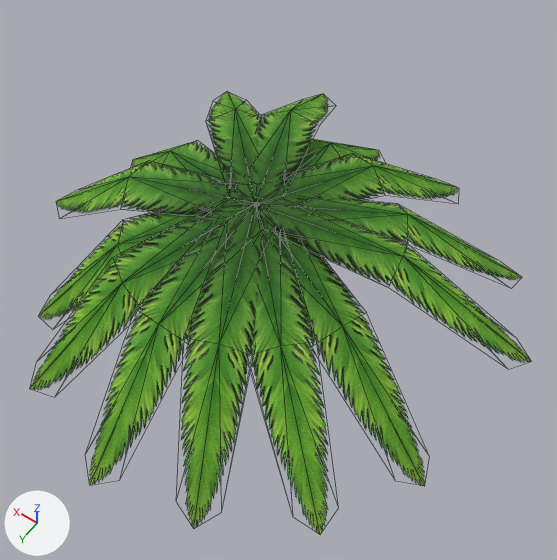
The COLLADA model Assets/Models/PalmCrownMeshShape.dae, before and after one commit.
One viewpoint serves both versions: a camera (50 mm lens) standing at (0.0925, 0.8622, 0.4257) and looking at (0.1691, 0.755, 0.2573). Every picture has the same lights, and +X, +Y and +Z are marked at lower left. Mesh edges are drawn as thin lines. Where no turn or scale is listed for an object, it has been applied to the vertices.

Objects in the first picture: 'PalmCrownMesh'.
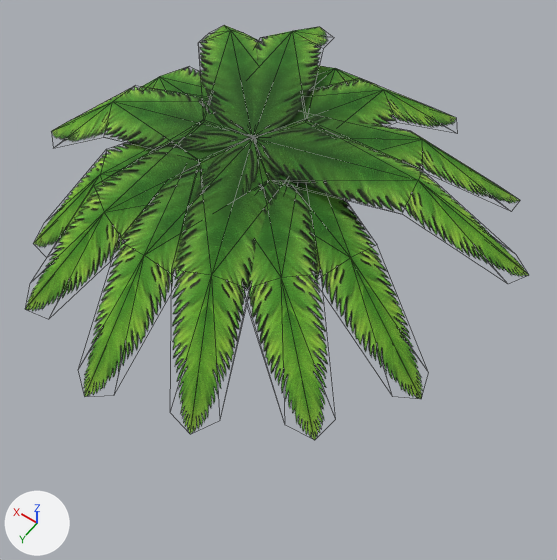
The change, as a diff of the scene's bpy script:
```diff
--- a/Assets/Models/PalmCrownMeshShape.dae.py
+++ b/Assets/Models/PalmCrownMeshShape.dae.py
@@ me_palmcrownmeshshape @@
-me_palmcrownmeshshape.from_pydata(...)  # 131 vertices, 256 faces; spans x -0.089..0.063, y -0.062..0.087, z -0.001..0.047
-me_palmcrownmeshshape.vertices[5].co = (-0.015, 0.017, 0.044)
-me_palmcrownmeshshape.vertices[7].co = (-0.002, 0.017, 0.043)
-me_palmcrownmeshshape.vertices[13].co = (-0.008, 0.019, 0.042)
-me_palmcrownmeshshape.vertices[15].co = (-0.001, 0.01, 0.045)
-me_palmcrownmeshshape.vertices[22].co = (-0.005, 0.005, 0.045)
-me_palmcrownmeshshape.vertices[29].co = (-0.013, 0.005, 0.044)
-me_palmcrownmeshshape.vertices[36].co = (-0.016, 0.011, 0.044)
-me_palmcrownmeshshape.vertices[54].co = (-0.017, 0.013, 0.044)
-me_palmcrownmeshshape.vertices[56].co = (-0.005, 0.019, 0.044)  # pixel (228, 220)
-me_palmcrownmeshshape.vertices[62].co = (-0.012, 0.018, 0.043)
-me_palmcrownmeshshape.vertices[64].co = (-0.002, 0.013, 0.045)  # pixel (230, 198)
-me_palmcrownmeshshape.vertices[71].co = (-0.003, 0.007, 0.045)
-me_palmcrownmeshshape.vertices[78].co = (-0.01, 0.004, 0.044)
-me_palmcrownmeshshape.vertices[85].co = (-0.015, 0.007, 0.044)
-me_palmcrownmeshshape.vertices[101].co = (-0.002, 0.017, 0.044)
-me_palmcrownmeshshape.vertices[102].co = (-0.015, 0.017, 0.045)  # pixel (263, 228)
-me_palmcrownmeshshape.vertices[104].co = (-0.001, 0.011, 0.046)  # pixel (234, 190)
-me_palmcrownmeshshape.vertices[105].co = (-0.008, 0.02, 0.043)
-me_palmcrownmeshshape.vertices[107].co = (-0.005, 0.005, 0.046)  # pixel (257, 184)
-me_palmcrownmeshshape.vertices[109].co = (-0.013, 0.005, 0.045)  # pixel (282, 198)
-me_palmcrownmeshshape.vertices[111].co = (-0.017, 0.011, 0.046)
-me_palmcrownmeshshape.vertices[117].co = (-0.005, 0.019, 0.045)  # pixel (227, 218)
-me_palmcrownmeshshape.vertices[119].co = (-0.017, 0.013, 0.045)
-me_palmcrownmeshshape.vertices[121].co = (-0.001, 0.013, 0.046)  # pixel (229, 196)
-me_palmcrownmeshshape.vertices[122].co = (-0.012, 0.019, 0.044)
-me_palmcrownmeshshape.vertices[124].co = (-0.003, 0.007, 0.046)  # pixel (247, 184)
-me_palmcrownmeshshape.vertices[126].co = (-0.01, 0.003, 0.045)
-me_palmcrownmeshshape.vertices[128].co = (-0.016, 0.007, 0.045)
+me_palmcrownmeshshape.from_pydata(...)  # 131 vertices, 256 faces; spans x -0.08..0.056, y -0.055..0.079, z 0.006..0.046
+# me_palmcrownmeshshape part 1: 42 of the vertices in x -0.089..0.063, y -0.062..0.087, z -0.001..0.027 are scaled about their middle by (0.898, 0.898, 0.893), then moved by (0.001, 0.0, 0.005)
+# me_palmcrownmeshshape part 2
+for i in [0, 99, 115]: me_palmcrownmeshshape.vertices[i].co += Vector((0.0, 0.0, -0.004))
+me_palmcrownmeshshape.vertices[5].co = (-0.02, 0.02, 0.041)  # pixel (268, 181)
+me_palmcrownmeshshape.vertices[7].co = (0.002, 0.02, 0.039)
+me_palmcrownmeshshape.vertices[13].co = (-0.008, 0.025, 0.037)
+me_palmcrownmeshshape.vertices[15].co = (0.004, 0.008, 0.041)
+me_palmcrownmeshshape.vertices[22].co = (-0.002, -0.001, 0.042)
+me_palmcrownmeshshape.vertices[29].co = (-0.016, -0.001, 0.042)  # pixel (305, 122)
+me_palmcrownmeshshape.vertices[36].co = (-0.022, 0.009, 0.041)
+me_palmcrownmeshshape.vertices[54].co = (-0.023, 0.015, 0.04)
+me_palmcrownmeshshape.vertices[56].co = (-0.002, 0.024, 0.04)  # pixel (200, 161)
+me_palmcrownmeshshape.vertices[62].co = (-0.014, 0.024, 0.038)
+me_palmcrownmeshshape.vertices[64].co = (0.005, 0.014, 0.042)  # pixel (204, 121)
+me_palmcrownmeshshape.vertices[71].co = (0.002, 0.003, 0.042)
+me_palmcrownmeshshape.vertices[78].co = (-0.01, -0.003, 0.041)
+me_palmcrownmeshshape.vertices[85].co = (-0.019, 0.004, 0.039)
+me_palmcrownmeshshape.vertices[101].co = (0.002, 0.021, 0.04)
+me_palmcrownmeshshape.vertices[102].co = (-0.02, 0.021, 0.042)  # pixel (268, 179)
+me_palmcrownmeshshape.vertices[104].co = (0.005, 0.008, 0.042)
+me_palmcrownmeshshape.vertices[105].co = (-0.008, 0.026, 0.038)
+me_palmcrownmeshshape.vertices[107].co = (-0.002, -0.001, 0.042)
+me_palmcrownmeshshape.vertices[109].co = (-0.016, -0.001, 0.043)  # pixel (306, 119)
+me_palmcrownmeshshape.vertices[111].co = (-0.022, 0.009, 0.041)
+me_palmcrownmeshshape.vertices[117].co = (-0.002, 0.024, 0.041)  # pixel (199, 160)
+me_palmcrownmeshshape.vertices[119].co = (-0.023, 0.015, 0.041)
+me_palmcrownmeshshape.vertices[121].co = (0.005, 0.014, 0.043)  # pixel (203, 119)
+me_palmcrownmeshshape.vertices[122].co = (-0.014, 0.025, 0.039)
+me_palmcrownmeshshape.vertices[124].co = (0.002, 0.003, 0.042)
+me_palmcrownmeshshape.vertices[126].co = (-0.01, -0.003, 0.042)
+me_palmcrownmeshshape.vertices[128].co = (-0.02, 0.004, 0.04)
 me_palmcrownmeshshape.materials.append(mat_lambert9)
@@ ob_palmcrownmesh @@
 ob_palmcrownmesh = bpy.data.objects.new('PalmCrownMesh', me_palmcrownmeshshape)
-ob_palmcrownmesh.location = (0.1903, 0.737, 0.2284)
+ob_palmcrownmesh.location = (0.1903, 0.737, 0.2557)
```

Where the change shows, as pixel boxes [x1, y1, x2, y2] in the pictures (557 x 560 px; the box of a moved part takes in the faces that stretch with it):
'PalmCrownMesh', reshaped, moved (6% shorter): before [30, 91, 532, 534]; after [25, 25, 529, 440]
part 1 of me_palmcrownmeshshape, moved or reshaped: before [30, 91, 532, 534]; after [25, 25, 529, 440]
part 2 of me_palmcrownmeshshape, moved or reshaped: before [113, 109, 408, 356]; after [95, 30, 423, 290]
